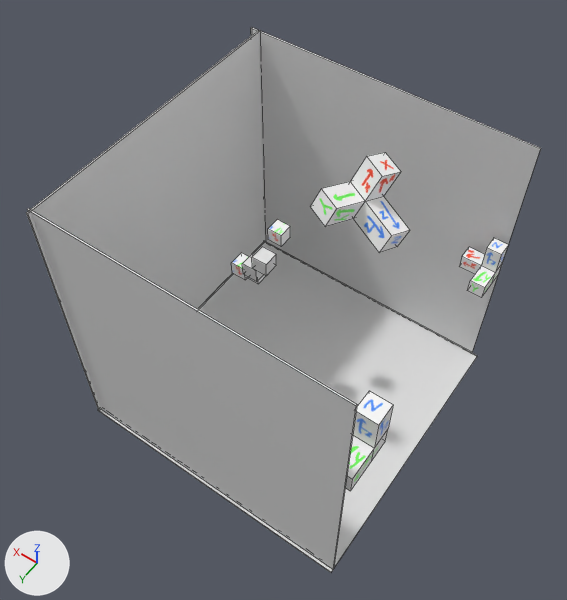
The Blender file JumpingMan/models/models.blend: old version first, new version second.
Camera for both pictures: a 50 mm camera at (-34.6, 50.7, 76.8) aimed at (0.7, 1.2, -1.0). Arrows for +X, +Y and +Z are at lower left; the lights stay in place. Mesh edges are drawn as thin lines.

In view in the first picture: 'BigL', 'BigL.001', 'BigL.002', 'Cube.002', 'Cube.004', 'Floor', 'Floor.001', 'Floor.002', 'Floor.003'.
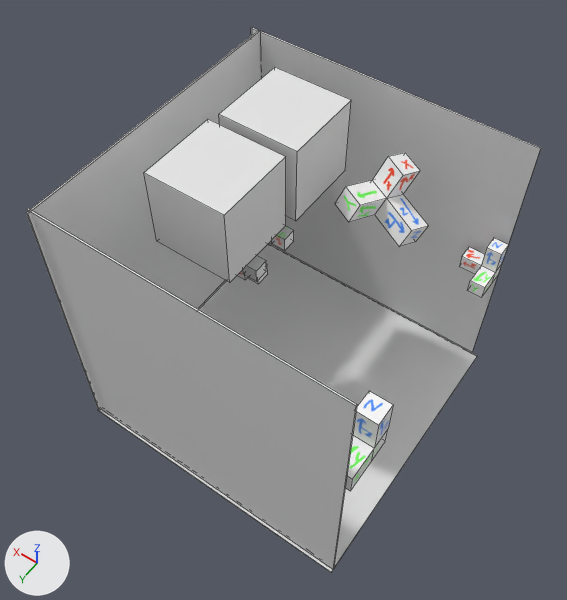
Changed parts and their boxes (x1, y1, x2, y2) in the pictures (567 x 600 px):
```json
{"object": "Cube.004", "change": "moved, rescaled", "before": [252, 247, 276, 276], "after": [144, 119, 286, 283], "on screen": "472% wider, 450% taller"}
{"object": "Cube.005", "change": "added", "after": [219, 67, 351, 221]}
{"object": "BigL.002", "change": "moved", "before": [310, 152, 410, 253], "after": [335, 153, 428, 247]}
{"object": "Cube.002", "change": "moved", "before": [268, 219, 290, 246], "after": [272, 226, 294, 251]}
```

Edits to the scene script, one JSON object a line:
```json
{"op": "set", "path": "ob_cube_002.location", "old": "(4.9, -3.7, 4.4)", "new": "(4.9, -4.4, 3.0)"}
{"op": "set", "path": "ob_cube_004.location", "old": "(1.7, 3.6, 8.0)", "new": "(7.5, 4.1, 14.8)"}
{"op": "set", "path": "ob_cube_004.scale", "old": "(1.0, 1.0, 1.0)", "new": "(5.32, 5.32, 5.32)"}
{"op": "set", "path": "ob_bigl_002.location", "old": "(-3.7, -1.0, 16.3)", "new": "(-3.7, -6.2, 12.6)"}
{"op": "add", "block": "ob_cube_005", "code": ["ob_cube_005 = bpy.data.objects.new('Cube.005', me_cube_010.copy())  # the mesh of ob_cube_004", "ob_cube_005.location = (6.7, -7.5, 15.2)", "ob_cube_005.scale = (5.32, 5.32, 5.32)"]}
```
